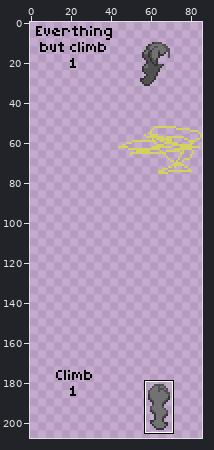
Sprite sheet: humanoid/tirastrolls/hair/wip colorstreaks/c_fem26.png. The picture above shows the old version from afar; the outline marks the close-up.
Close-up. Old version:
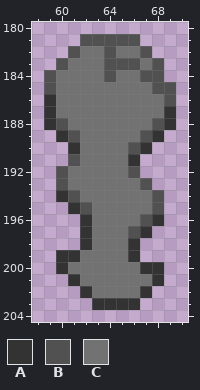
The file is 86x215 pixels. Shown: x 58..70, y 180..204. The wide view leaves out empty margins. The commit also changed other parts of the picture, which this record leaves out.
Palette (. is transparent): A #333333  B #515151  C #727272
Pixels before, first column x 59:
181 ...BBBBB...
182 ..BCCBCCB..
183 .BCCCBBBCB.
184 BCCCCBCCBB.
185 BCCCCCCCCBB
186 ACCCCCCCCCB
187 ACCCCCCCCCA
188 ABCCCCCCCBA
189 .ABCCCCCBA.
190 ..ACCCCBA..
191 ..BCCCCA...
192 .BCCCCCB...
193 .BCCCCCCB..
194 .ABCCCCCCB.
195 ..ABCCCCCB.
196 ...ACCCCBA.
197 ...ACCCBA..
198 ...ACCCA...
199 .AACCCCA...
200 .ACCCCCCAA.
201 ..ACCCCCCA.
202 ...ACCCCA..
203 ....AAAA...
The same view after the edit:
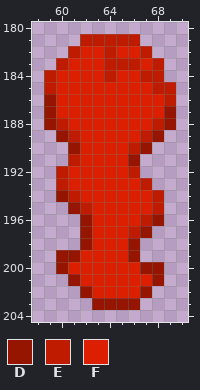
Colours new in this view: D #951500  E #be1b00  F #dc1f00
Change:
Changed rows in their new state; - is an unchanged pixel.
first column x 59:
181 ---EEEEE---
182 --EFFEFFE--
183 -EFFFEEEFE-
184 EFFFFEFFEE-
185 EFFFFFFFFEE
186 DFFFFFFFFFE
187 DFFFFFFFFFD
188 DEFFFFFFFED
189 -DEFFFFFED-
190 --DFFFFED--
191 --EFFFFD---
192 -EFFFFFE---
193 -EFFFFFFE--
194 -DEFFFFFFE-
195 --DEFFFFFE-
196 ---DFFFFED-
197 ---DFFFED--
198 ---DFFFD---
199 -DDFFFFD---
200 -DFFFFFFDD-
201 --DFFFFFFD-
202 ---DFFFFD--
203 ----DDDD---
